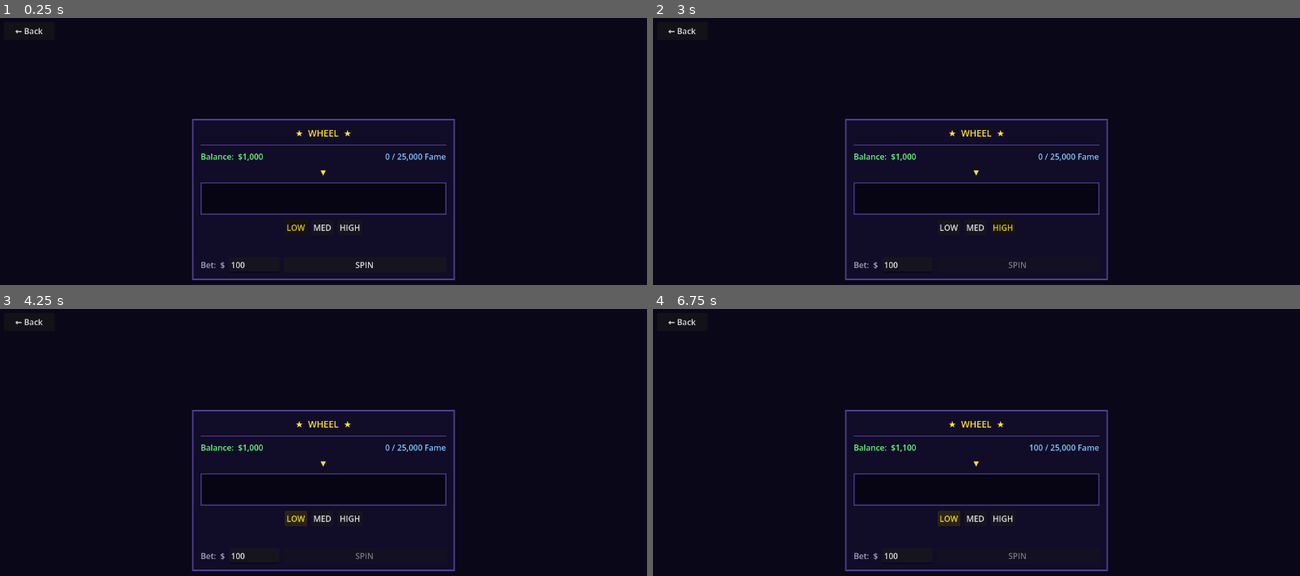
Above: before the commit, frames 1-4 (two rows, left to right).
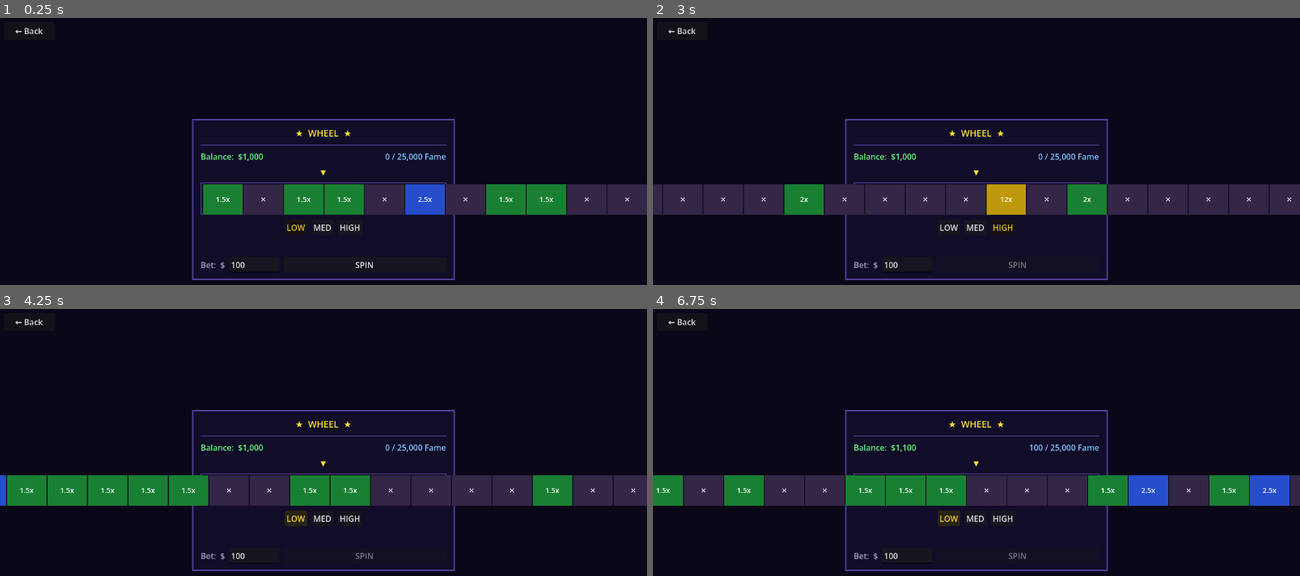
Above: after the commit, the same moments.

Repository: raulg-prog/Bust
Game: Godot game, scene res://scenes/games/wheel/Wheel.tscn
Two runs of this game, one before a commit and one after it. Both use one fixed random seed, a clock stepped at 60 frames per second and the inputs below. This scene is started directly instead of the project's main scene.
Inputs:
- Up to frame 1 (0.25 s): no input
- Up to frame 2 (3 s): click "LOW" at 0.5 s; click "MED" at 1.25 s; click "HIGH" at 2 s; click "SPIN" at 2.75 s
- Up to frame 3 (4.25 s): click "LOW" at 3.5 s
- Up to frame 4 (6.75 s): click "MED" at 4.25 s; click "HIGH" at 5 s; click "SPIN" at 5.75 s; click "LOW" at 6.5 s

The runs differ from the first frame. In frame 1, 7.7% of the frame differs, in the area x 31-100%, y 62-74%; in frame 2, 11%; in frame 3, 11%; in frame 4, 11%, in the area x 0-100%, y 62-74%.
Error before the commit: unsupported format character in operator '%'. (res://scenes/games/wheel/wheel.gd:106)

Commit message:
Fix unsupported %%g format specifier in wheel.gd

Diff:
--- a/scenes/games/wheel/wheel.gd
+++ b/scenes/games/wheel/wheel.gd
@@ -103,7 +103,8 @@
 		lbl.size_flags_vertical       = Control.SIZE_SHRINK_CENTER
 		lbl.add_theme_color_override("font_color", Color(1, 1, 1))
 		lbl.add_theme_font_size_override("font_size", 14)
-		lbl.text = "✕" if seg[0] == 0.0 else ("%.4gx" % seg[0])
+		var m: float = seg[0]
+		lbl.text = "✕" if m == 0.0 else ("%dx" % int(m) if m == int(m) else "%.1fx" % m)
 		panel.add_child(lbl)
 		segment_strip.add_child(panel)
 
@@ -149,7 +150,8 @@
 		var profit := current_bet * (mult - 1.0)
 		GameState.bankroll += profit
 		GameState.add_fame(TOWN_ID, profit)
-		result_label.text = "+$%s  (%.4gx)" % [_fmt(profit), mult]
+		var mult_str := "%dx" % int(mult) if mult == int(mult) else "%.1fx" % mult
+		result_label.text = "+$%s  (%s)" % [_fmt(profit), mult_str]
 
 	state             = State.IDLE
 	spin_btn.disabled = false
